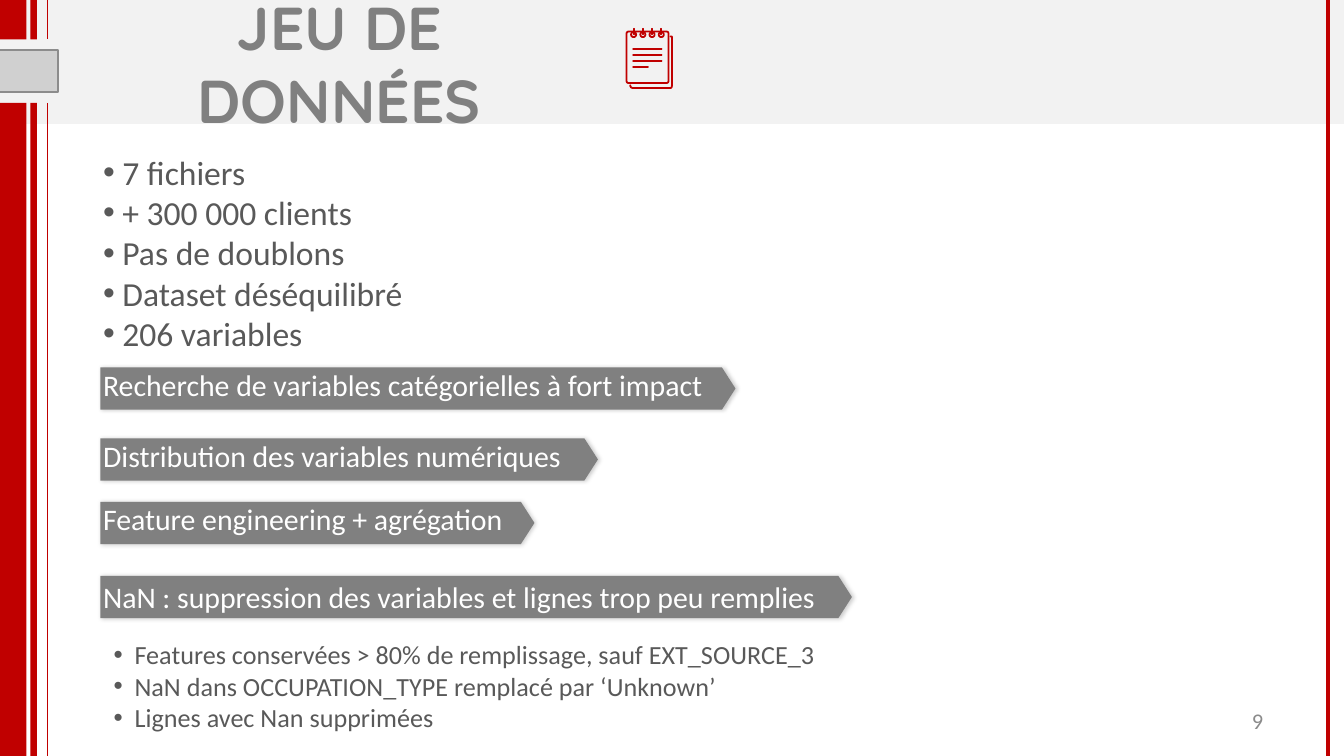
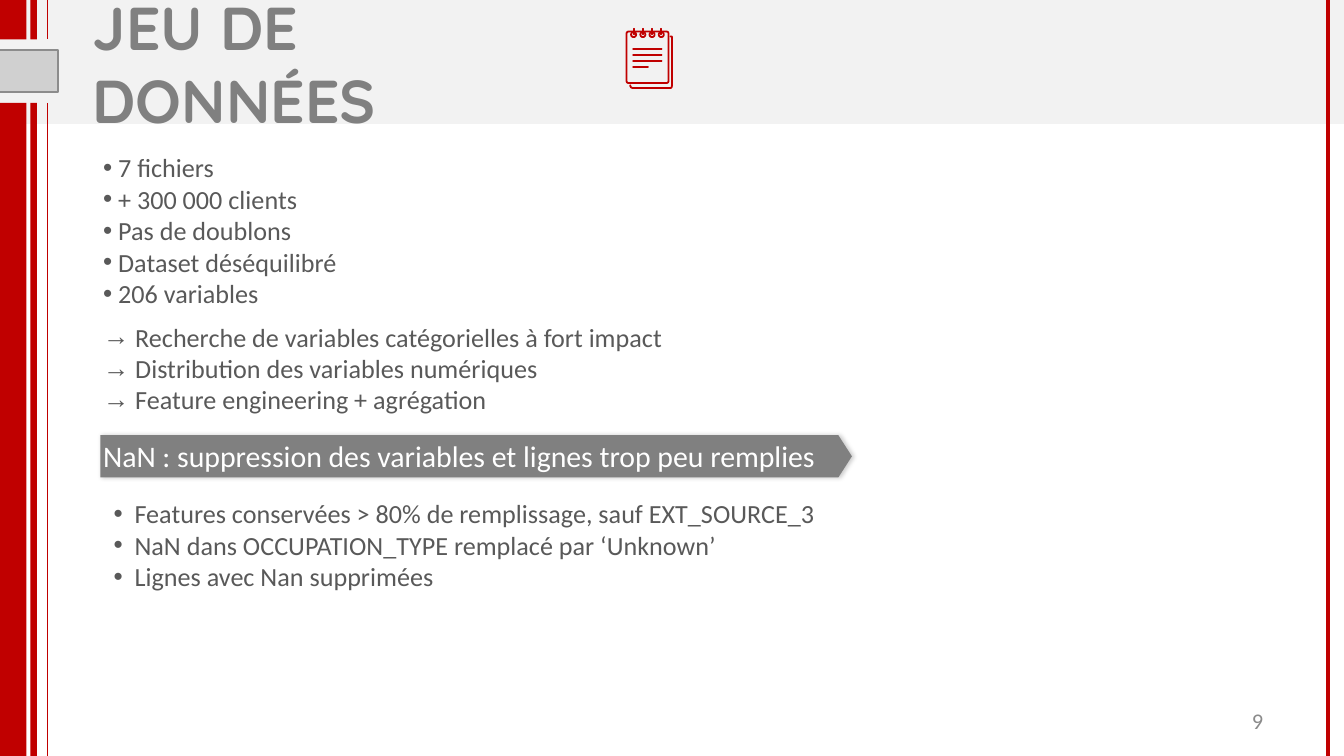
Before and after one commit to florabajolet/OCR7_scoring, a slide deck: slide 9 of P7_presentation.pptx. Drawn at 1344x756 pixels with LibreOffice and Linux fonts; fonts in the diff are those of the drawing; grey boxes stand for pictures. Boxes give left, top, right and bottom in pixels: in the first picture for what was removed or moved away, otherwise in the second. Text is boxed around its words. In the diff, an @@ line names an element or a change of style, - is before the commit and + after.

```diff
--- a/P7_presentation.pptx
+++ b/P7_presentation.pptx
@@ title "JEU DE DONNÉES" at box(93, 7, 376, 124): alignment centre to left @@
@@ text "7 fichiers" at box(118, 159, 336, 303): size 18 to 14 pt @@
@@ text "Recherche de variables catégorielles à ...": place and size @@
-text "Recherche de variables catégorielles à ..." at box(103, 375, 702, 401)
+text "Recherche de variables catégorielles à ..." at box(135, 329, 662, 414)
@@ text at box(135, 329, 662, 352): size 16 to 14 pt, text colour #FFFFFF to #595959 in "Recherche de variables catégorielles à fort impact"; bullet none to → @@
@@ pentagon arrow removed at box(101, 367, 735, 409) @@
@@ text at box(135, 360, 537, 414): paragraphs added @@
+→ Distribution des variables numériques
+→ Feature engineering + agrégation
@@ text "Distribution des variables numériques" rewrapped from box(103, 446, 561, 472) to box(103, 403, 561, 414) @@
@@ text "NaN : suppression des variables ...": place and size @@
-text "NaN : suppression des variables ..." at box(103, 587, 814, 613)
+text "NaN : suppression des variables ..." at box(103, 446, 814, 472)
@@ pentagon arrow: place and size @@
-pentagon arrow at box(101, 438, 598, 480)
+pentagon arrow at box(101, 435, 852, 477)
@@ text "Features conservées > 80% de ...": place and size @@
-text "Features conservées > 80% de ..." at box(135, 646, 814, 732)
+text "Features conservées > 80% de ..." at box(135, 505, 814, 591)
@@ pentagon arrow removed at box(101, 501, 535, 543) @@
@@ text removed at box(103, 509, 502, 535) @@
-Feature engineering + agrégation
@@ pentagon arrow removed at box(101, 577, 852, 618) @@
```
Also in this commit, not shown: 20 other slides changed, 3 slides added, 19 other files.
